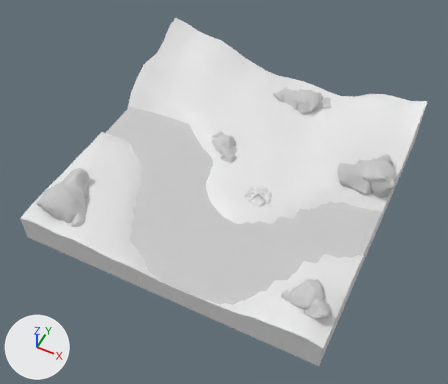
The FBX model Assets/Meshes/river.FBX, before and after one commit.
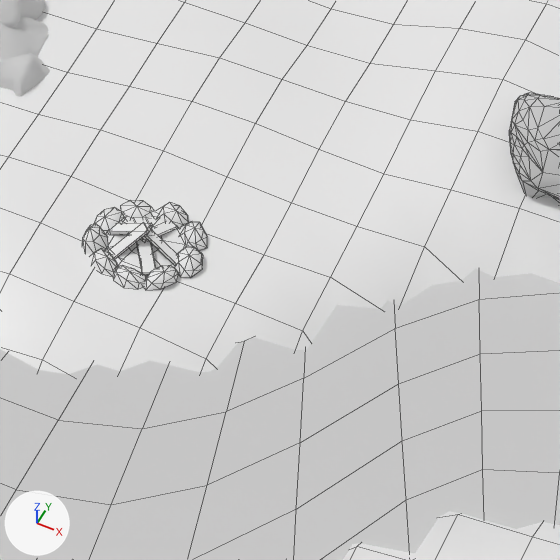
There are two pictures of each version: one whole from a 50 mm lens placed at (2.19, -4.68, 5.62), pointed at (0.01, -0.3, 0.16), one close up on the part from 51% to 78% of the width and 37% to 69% of the height. The lights are fixed; the arrows at lower left show +X, +Y and +Z. The close-ups show mesh edges as thin lines. Where no turn or scale is listed for an object, it has been applied to the vertices.
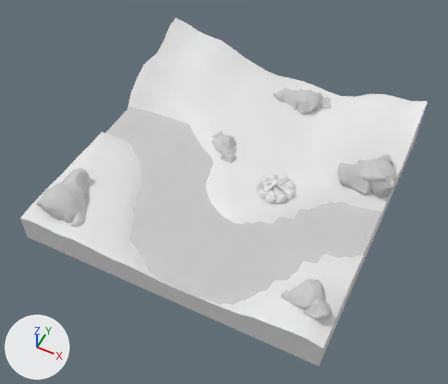
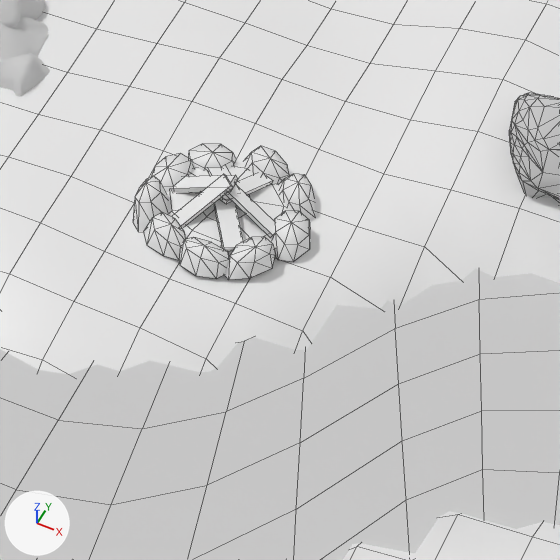
Boxes (x1, y1, x2, y2) around the edits, measured in the close-ups (560 x 560 px):
'Sphere005', moved, rescaled (45% wider, 51% taller): before (82, 200, 207, 290); after (133, 144, 315, 280)
'Box001', moved, rescaled (46% wider, 43% taller): before (108, 216, 178, 275); after (171, 166, 274, 251)
'Sphere010', moved, rescaled (54% wider, 54% taller): before (107, 216, 187, 276); after (166, 163, 290, 256)

What changed in the scene script:
```text
Change ob_sphere005:
    ob_sphere005.location: (0.327, -0.348, 0.295) -> (0.417, -0.195, 0.325)
    ob_sphere005.scale: (0.00797, 0.00797, 0.00797) -> (0.0117, 0.0117, 0.0117)
Change ob_sphere010:
    ob_sphere010.location: (0.436, -0.291, 0.295) -> (0.576, -0.111, 0.325)
    ob_sphere010.scale: (0.00797, 0.00797, 0.00797) -> (0.0117, 0.0117, 0.0117)
Change ob_box001:
    ob_box001.location: (0.394, -0.29, 0.328) -> (0.514, -0.11, 0.374)
    ob_box001.scale: (0.00797, 0.00797, 0.00797) -> (0.0117, 0.0117, 0.0117)
```
